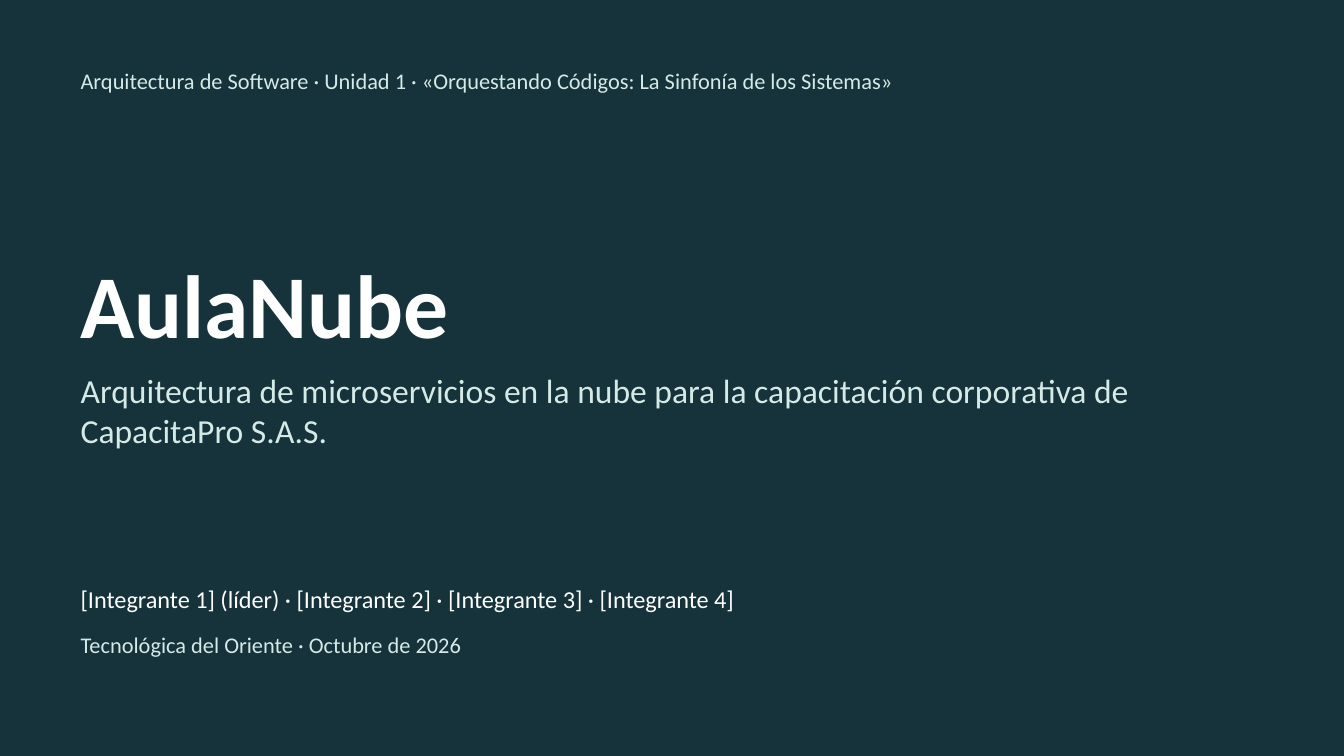
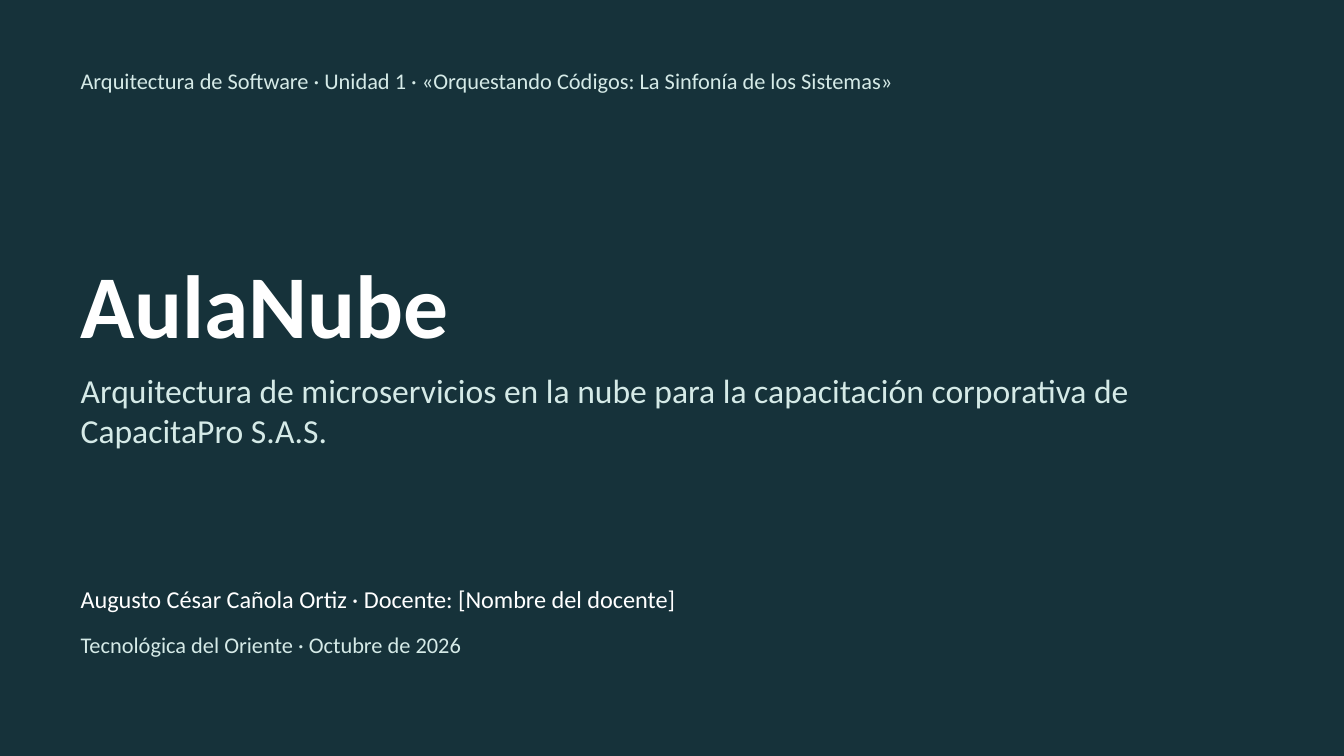
Before and after one commit to augustocco/aulanube, a slide deck: slide 1 of docs/presentacion/Presentacion-AulaNube.pptx. Drawn at 1344x756 pixels with LibreOffice and Linux fonts; fonts in the diff are those of the drawing. Boxes give left, top, right and bottom in pixels: in the first picture for what was removed or moved away, otherwise in the second. Text is boxed around its words. In the diff, an @@ line names an element or a change of style, - is before the commit and + after.

```diff
--- a/docs/presentacion/Presentacion-AulaNube.pptx
+++ b/docs/presentacion/Presentacion-AulaNube.pptx
@@ text at bbox=[81, 590, 675, 612]: text changed @@
-[Integrante 1] (líder) · [Integrante 2] · [Integrante 3] · [Integrante 4]
+Augusto César Cañola Ortiz · Docente: [Nombre del docente]
```
Also in this commit, not shown: 6 other files.
